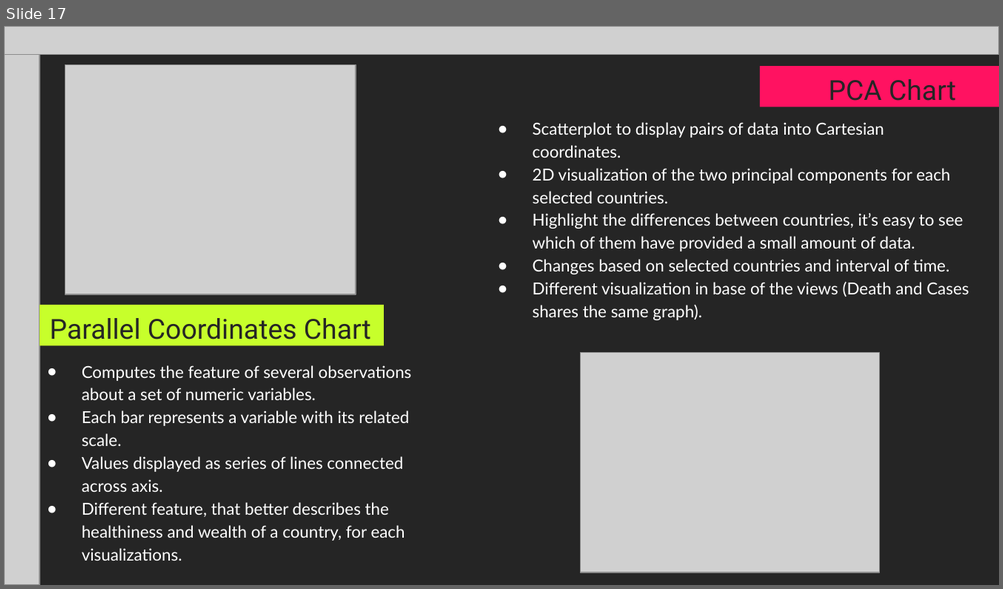
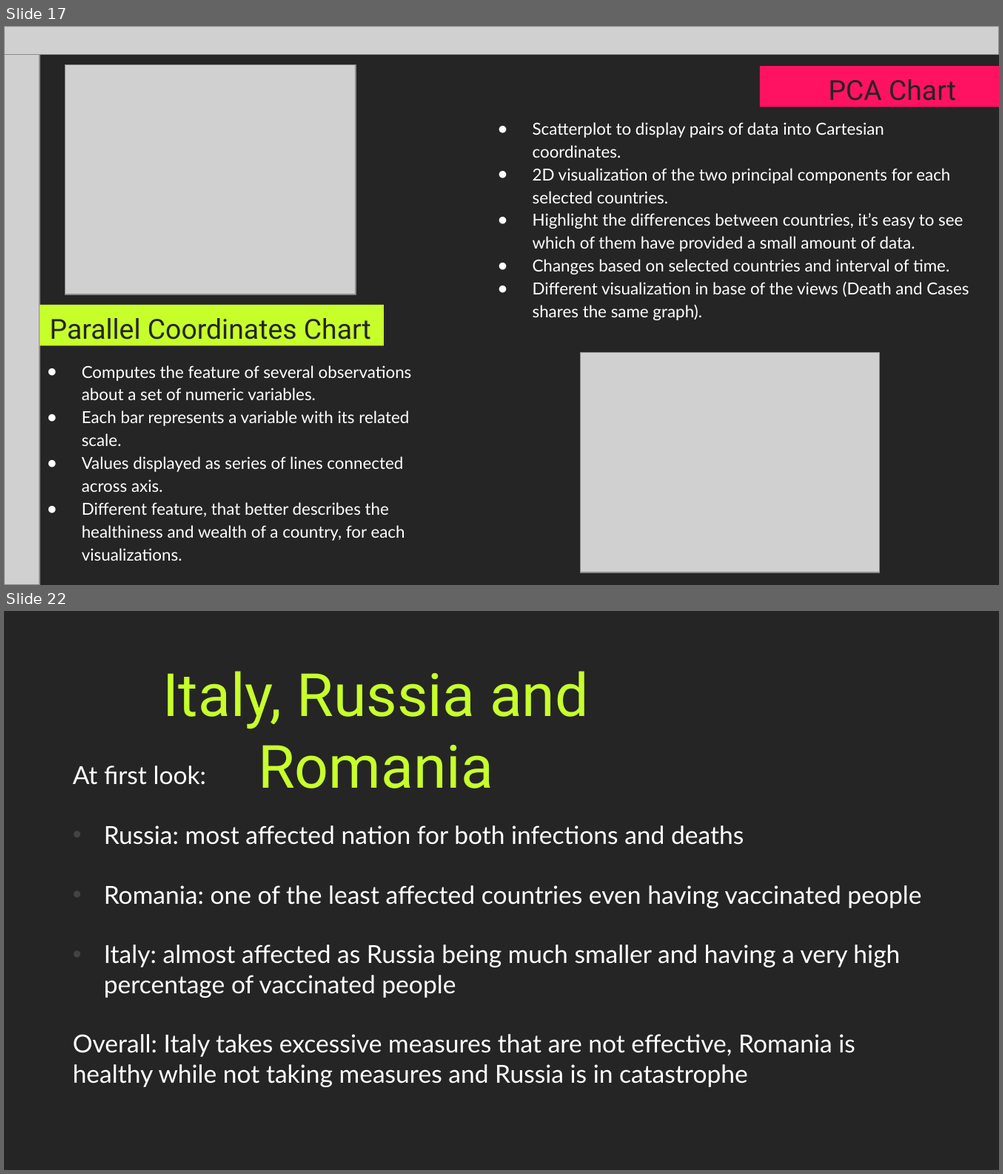
Before and after one commit to Covid19-visualization/Documentation, a slide deck: powerpoint/presentation.pptx. Shown one above the other, each under a label of ours: slide 17 before the commit, slides 17 and 22 after it; the slides between them are not shown. The pictures are 1003x589 and 1003x1174 pixels, drawn with LibreOffice and Linux fonts; fonts in the diff are those of the drawing; grey boxes stand for pictures. Boxes give left, top, right and bottom in pixels: in the first picture for what was removed or moved away, otherwise in the second. Text is boxed around its words. In the diff, an @@ line names an element or a change of style, - is before the commit and + after.

```diff
--- a/powerpoint/presentation.pptx
+++ b/powerpoint/presentation.pptx
@@ slide 22 added at (x1=4, y1=611, x2=999, y2=1170), background #252525 @@
@@ title added at (x1=162, y1=671, x2=589, y2=789), 43.2 pt, text #C7FF2B @@
+Italy, Russia and Romania
@@ text added at (x1=73, y1=766, x2=921, y2=1088), 18 pt, text #FFFFFF @@
+At first look:
+• Russia: most affected nation for both infections and deaths
+• Romania: one of the least affected countries even having vaccinated people
+• Italy: almost affected as Russia being much smaller and having a very high percentage of vaccinated people
+Overall: Italy takes excessive measures that are not effective, Romania is healthy while not taking measures and Russia is in catastrophe
```
Also in this commit, not shown: 2 slides changed, 7 other slides added.
